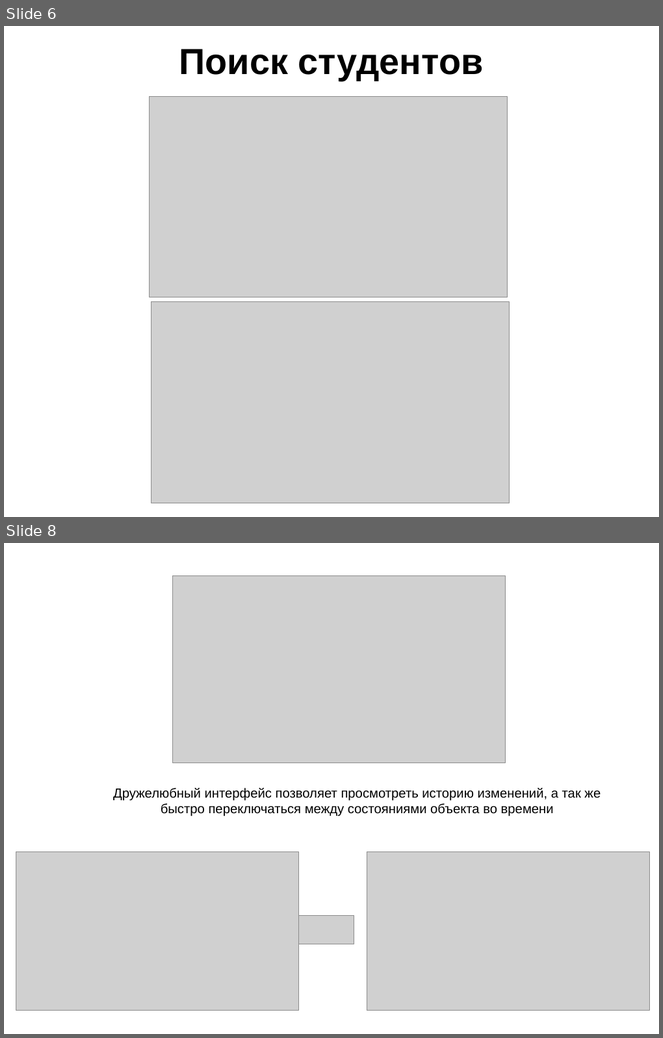
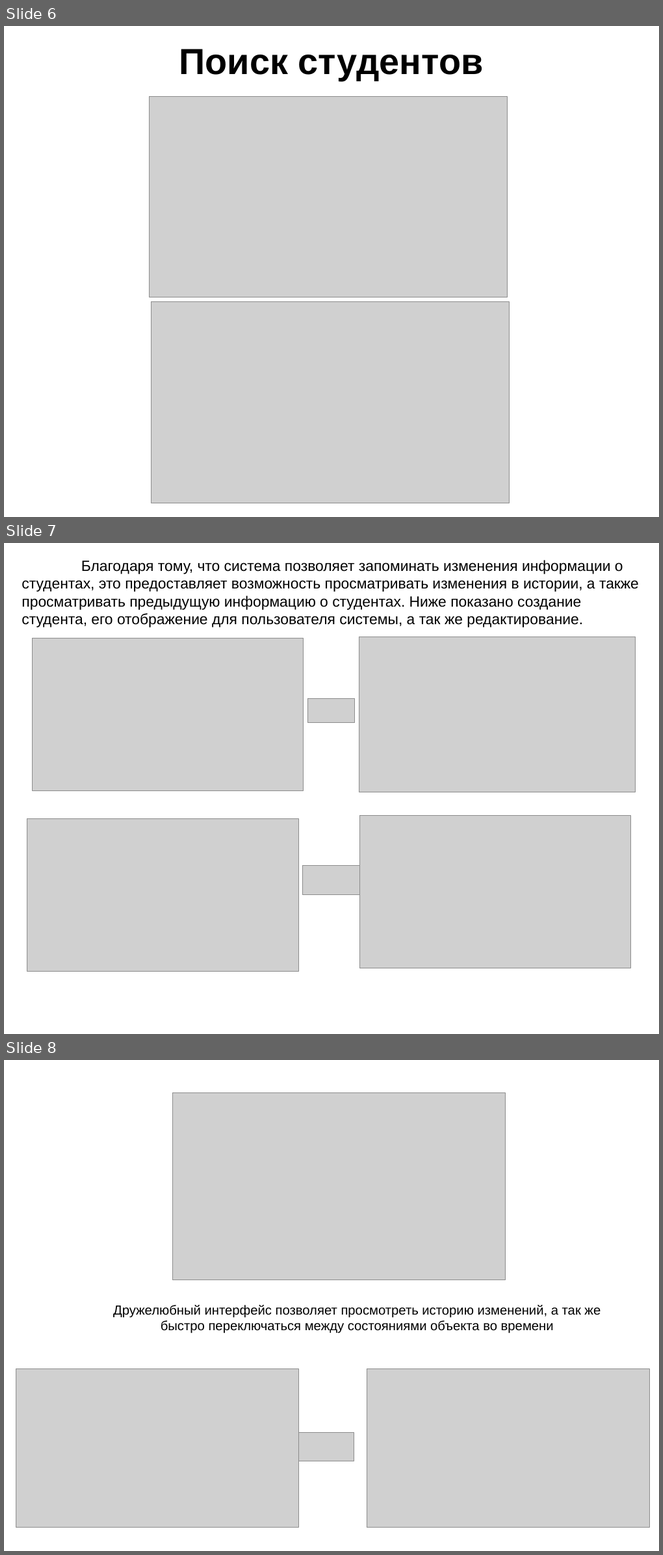
Before and after one commit to uak2/diplom, a slide deck: Презент по диплому.odp. Shown one above the other, each under a label of ours: slides 6 and 8 before the commit, slides 6, 7 and 8 after it; the slides between them are not shown. The pictures are 663x1038 and 663x1555 pixels, drawn with LibreOffice and Linux fonts; fonts in the diff are those of the drawing; grey boxes stand for pictures. Boxes give left, top, right and bottom in pixels: in the first picture for what was removed or moved away, otherwise in the second. Text is boxed around its words. In the diff, an @@ line names an element or a change of style, - is before the commit and + after.

```diff
--- a/Презент по диплому.odp
+++ b/Презент по диплому.odp
@@ slide 7 added at <box>4,543,659,1034</box>, background #FFFFFF @@
@@ text added at <box>22,560,639,627</box>, 18 pt, text #000000 @@
+Благодаря тому, что система позволяет запоминать изменения информации о студентах, это предоставляет возможность просматривать изменения в истории, а также просматривать предыдущую информацию о студентах. Ниже показано создание студента, его отображение для пользователя системы, а так же редактирование.
@@ picture added at <box>32,638,304,791</box> @@
@@ picture added at <box>359,637,636,792</box> @@
@@ picture added at <box>308,699,356,723</box> @@
@@ picture added at <box>27,819,299,971</box> @@
@@ picture added at <box>360,816,631,968</box> @@
@@ picture added at <box>303,866,360,895</box> @@
```
Also in this commit, not shown: 2 slides changed, 1 other slide added, 1 slide removed, 6 other files.
